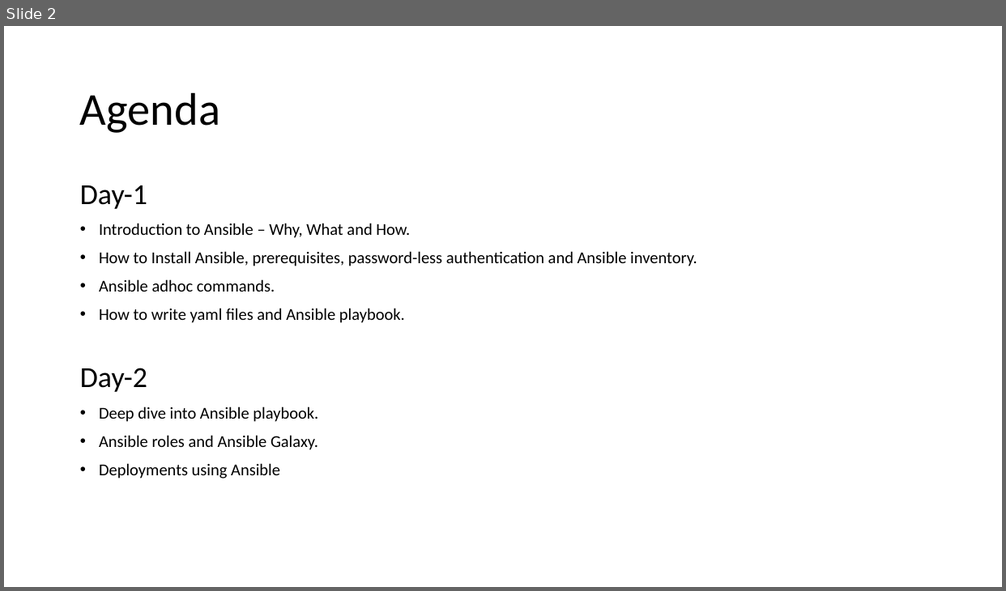
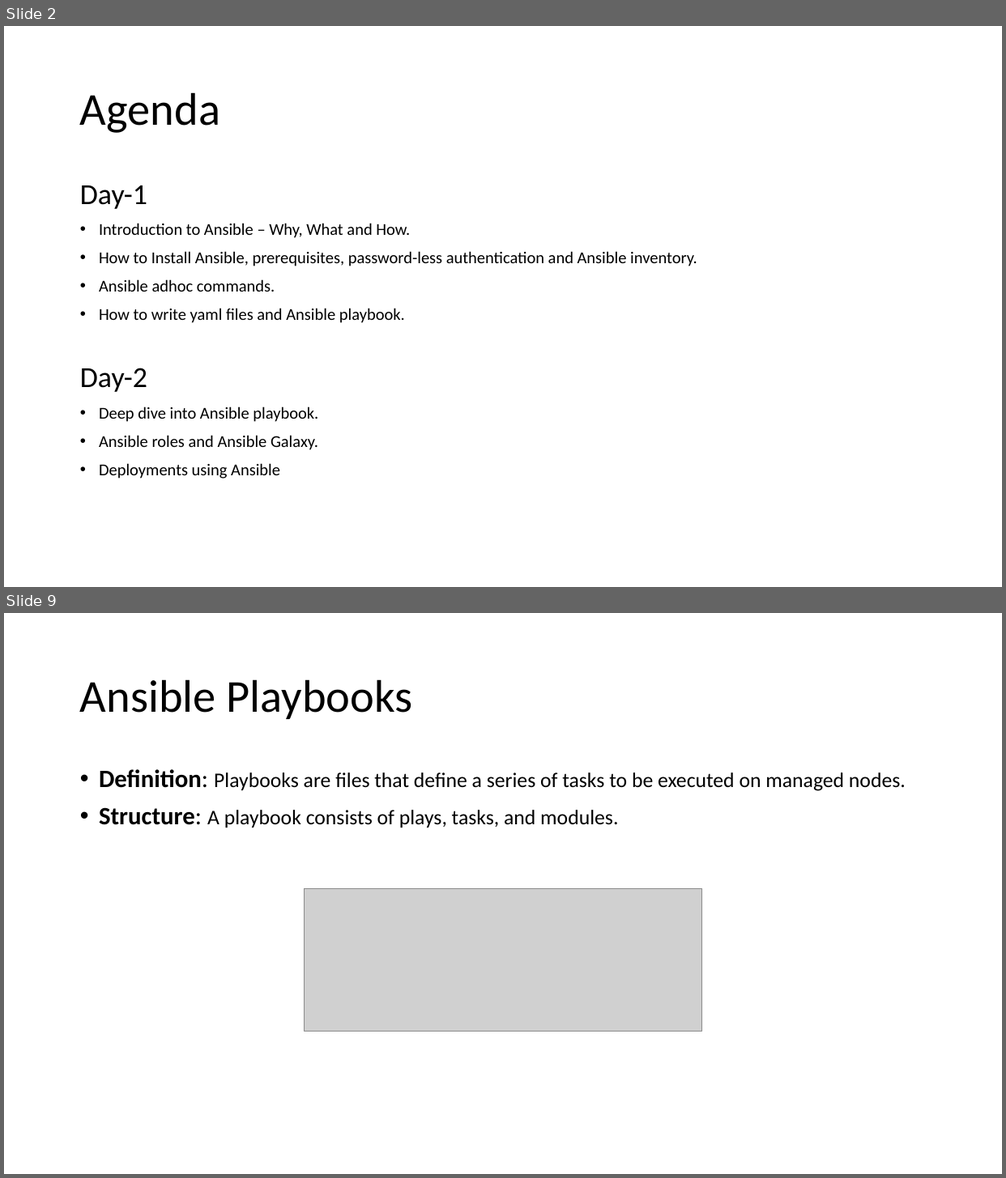
Before and after one commit to abirbandy/ansible-study-material, a slide deck: Introduction to Ansible.pptx. Shown one above the other, each under a label of ours: slide 2 before the commit, slides 2 and 9 after it; the slides between them are not shown. The pictures are 1006x591 and 1006x1178 pixels, drawn with LibreOffice and Linux fonts; fonts in the diff are those of the drawing; grey boxes stand for pictures. Boxes give left, top, right and bottom in pixels: in the first picture for what was removed or moved away, otherwise in the second. Text is boxed around its words. In the diff, an @@ line names an element or a change of style, - is before the commit and + after.

```diff
--- a/Introduction to Ansible.pptx
+++ b/Introduction to Ansible.pptx
@@ slide 9 added at box(4, 613, 1002, 1174), background #FFFFFF @@
@@ title added at box(80, 679, 413, 719), 44 pt, text #000000 @@
+Ansible Playbooks
@@ text added at box(99, 769, 906, 828), 20 pt, text #000000 @@
+• Definition: Playbooks are files that define a series of tasks to be executed on managed nodes.
+• Structure: A playbook consists of plays, tasks, and modules.
@@ picture added at box(305, 888, 701, 1032) @@
```
Also in this commit, not shown: 5 slides changed, 18 other slides added, 1 slide removed.
